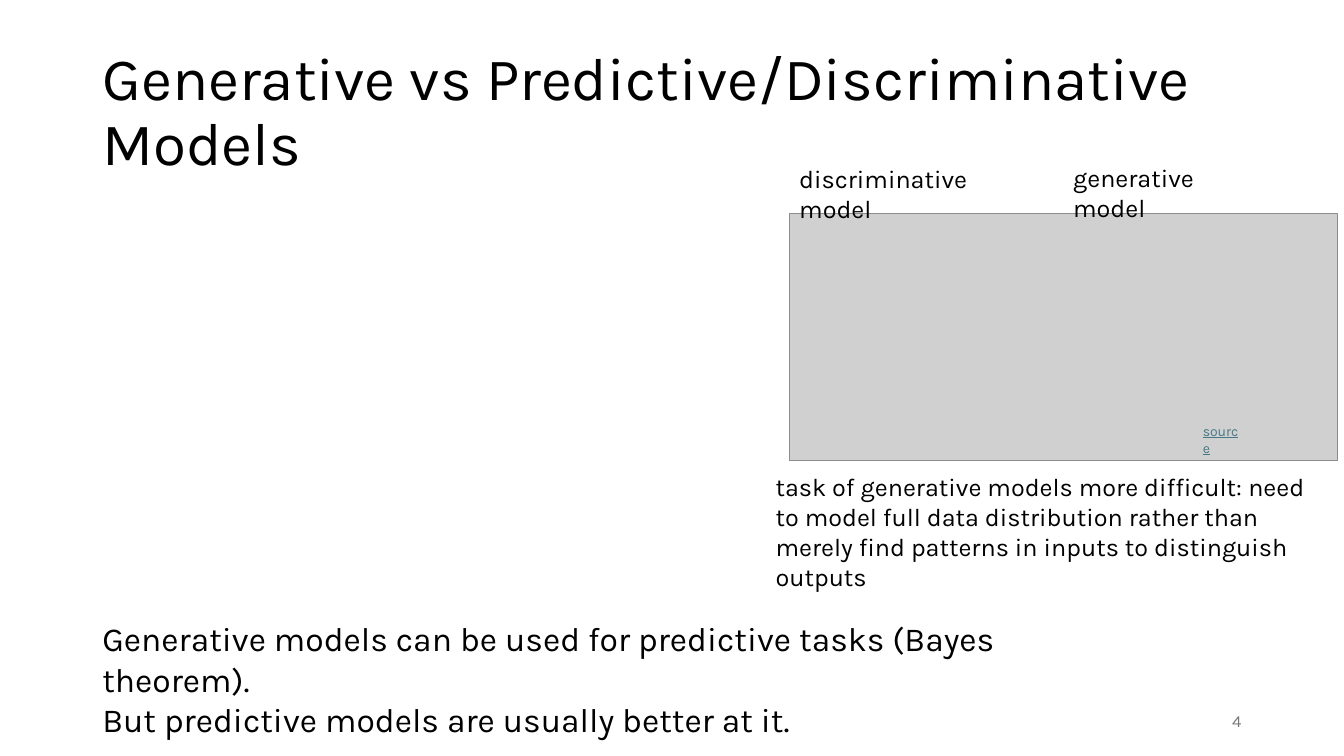
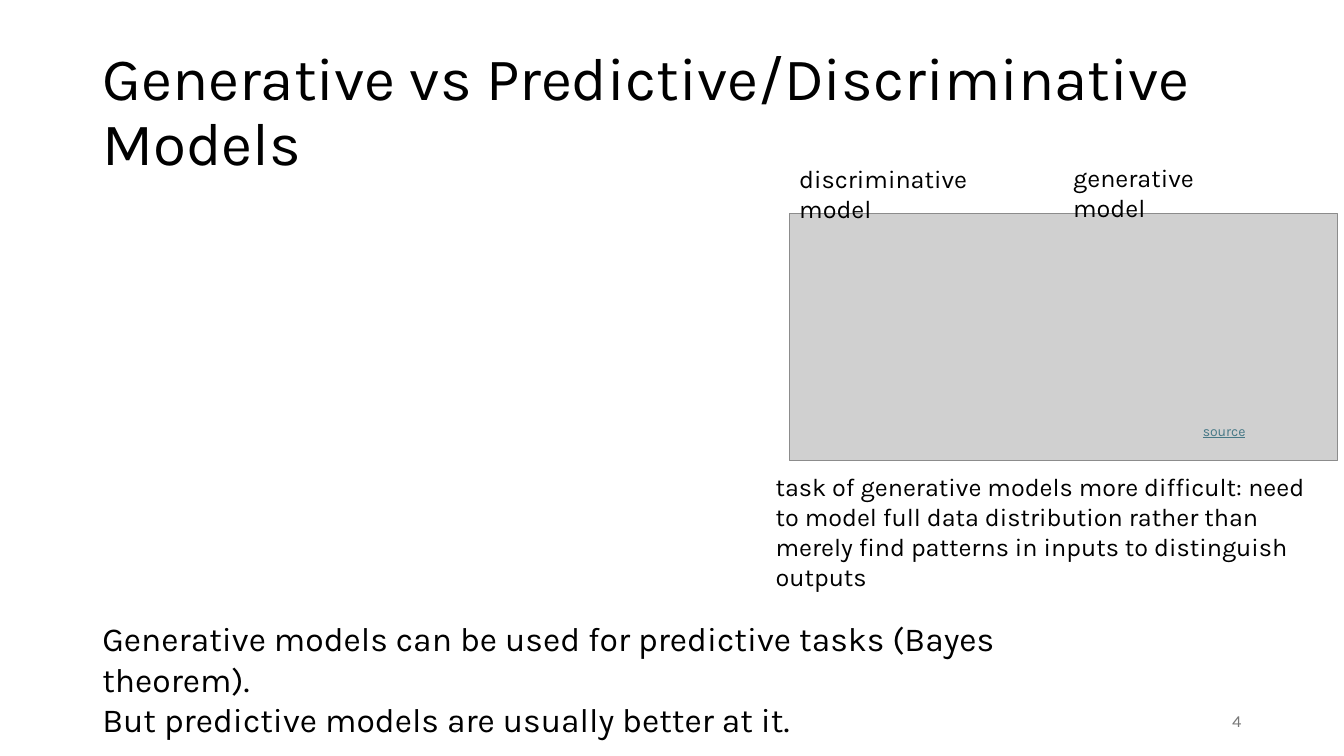
Before and after one commit to FelixWick/language_models, a slide deck: slide 4 of slides/3_LLMs.pptx. Drawn at 1344x756 pixels with LibreOffice and Linux fonts; fonts in the diff are those of the drawing; grey boxes stand for pictures. Boxes give left, top, right and bottom in pixels: in the first picture for what was removed or moved away, otherwise in the second. Text is boxed around its words. In the diff, an @@ line names an element or a change of style, - is before the commit and + after.

```diff
--- a/slides/3_LLMs.pptx
+++ b/slides/3_LLMs.pptx
@@ text "source" rewrapped from (x1=1193, y1=417, x2=1251, y2=445) to (x1=1203, y1=429, x2=1246, y2=438) @@
```
Also in this commit, not shown: 1 other file.
